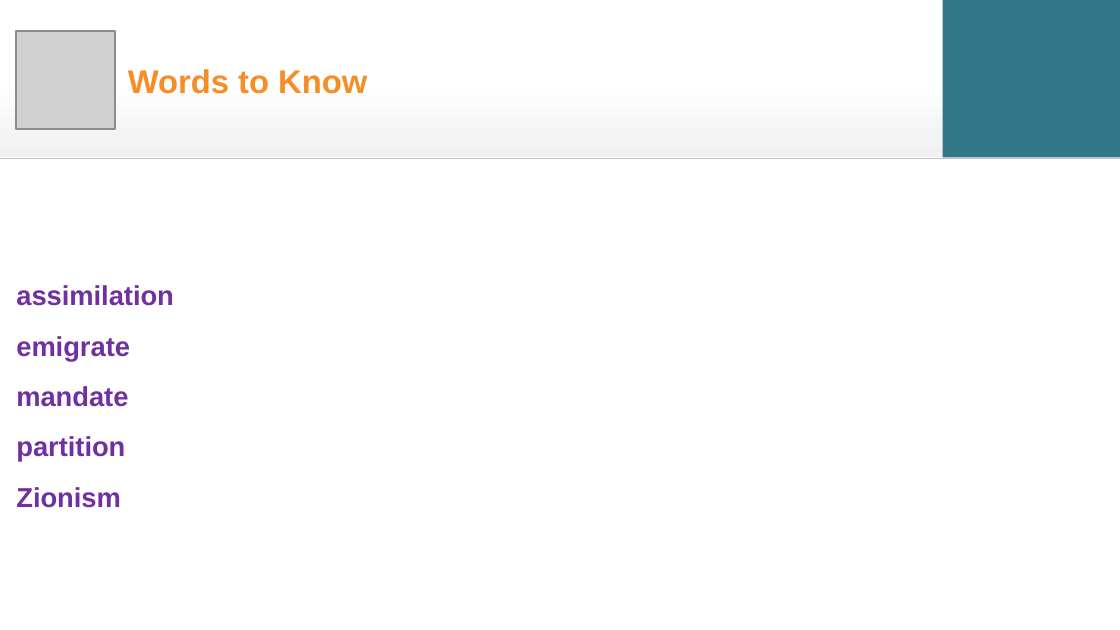
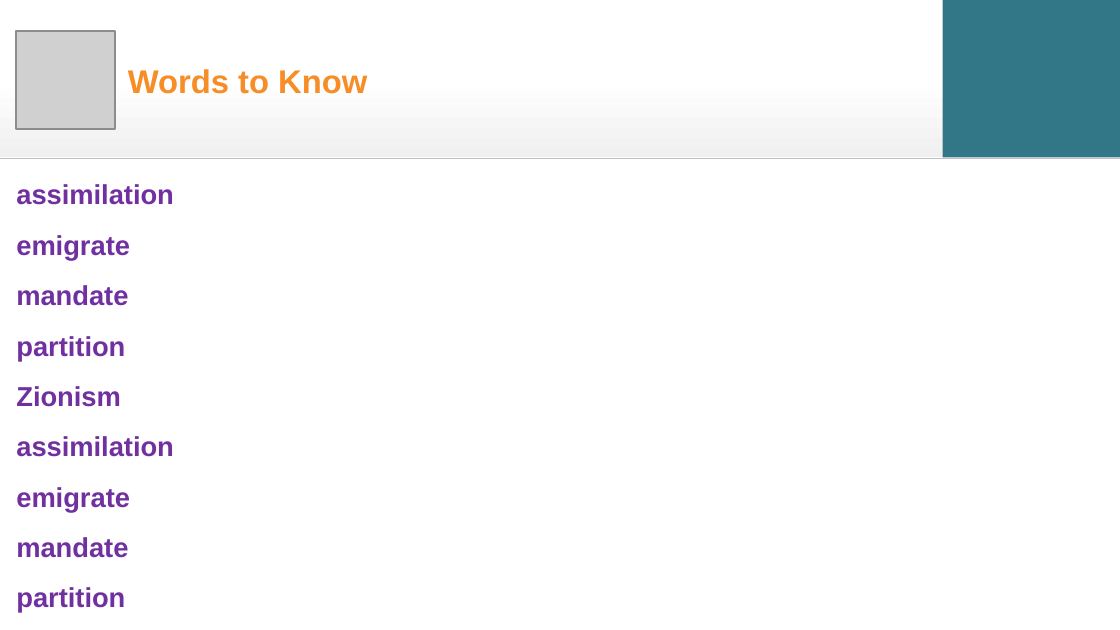
Before and after one commit to davidm3591/et_debug, a slide deck: slide 4 of testing_debug/test_files_symbol_equation_bug/4_0123-45-67_replace_slide_just_add_symbol_ascii_utf8.pptx. Drawn at 1120x630 pixels with LibreOffice and Linux fonts; fonts in the diff are those of the drawing; grey boxes stand for pictures; background and template pictures are left out. Boxes give left, top, right and bottom in pixels: in the first picture for what was removed or moved away, otherwise in the second. Text is boxed around its words. In the diff, an @@ line names an element or a change of style, - is before the commit and + after.

```diff
--- a/testing_debug/test_files_symbol_equation_bug/4_0123-45-67_replace_slide_just_add_symbol_ascii_utf8.pptx
+++ b/testing_debug/test_files_symbol_equation_bug/4_0123-45-67_replace_slide_just_add_symbol_ascii_utf8.pptx
@@ text at (16,436,173,613): paragraphs added @@
+assimilation
+emigrate
+mandate
+partition
```
Also in this commit, not shown: 1 other file.
